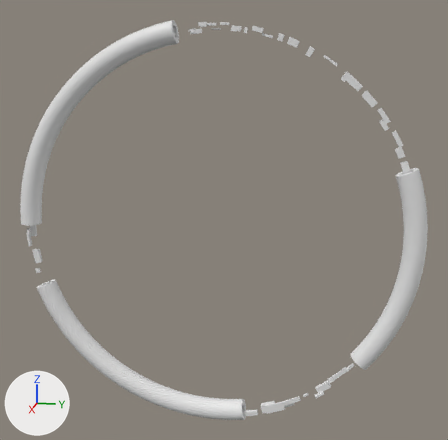
What one commit did to the Blender file Resources/Blender/inner_room.blend.
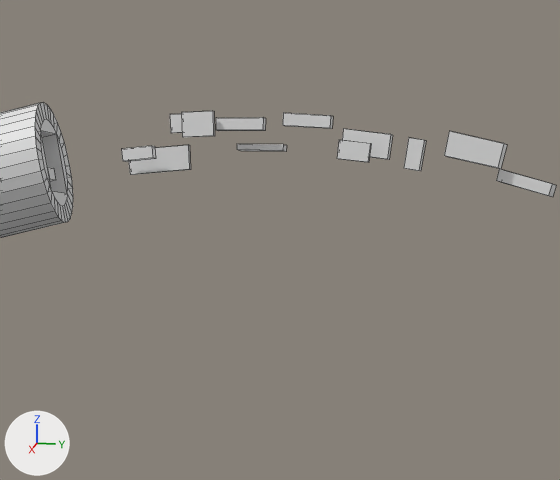
Old and new are each drawn whole from a 50 mm camera at (2541.0, 562.0, 693.0) aimed at (-24.0, 49.0, 52.0) and again close up on the part from 37% to 61% of the width and 0% to 21% of the height. Lighting does not change. The marker at lower left points along +X, +Y and +Z. The close-ups show mesh edges as thin lines.

Objects in the first close-up: 'module_0.047', 'module_1', 'module_17'.
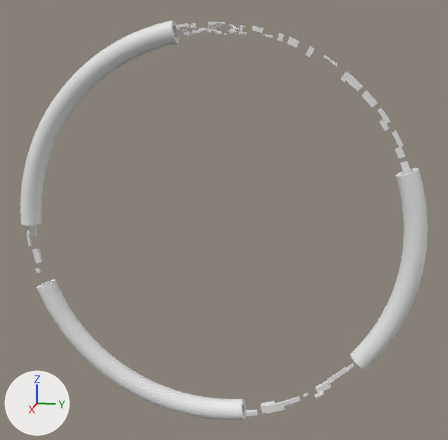
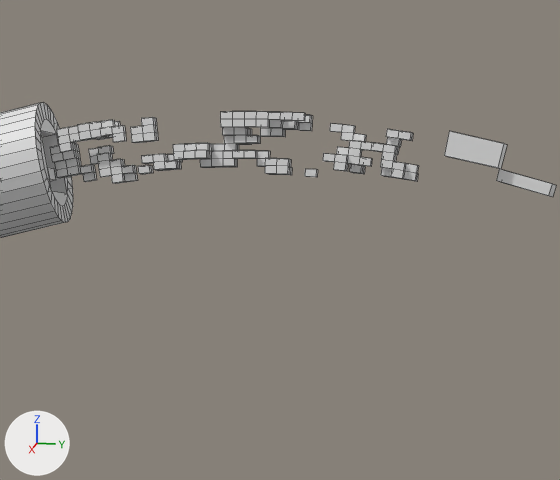
Commit message: Made it produce a module using corale

Changed parts and their boxes [x1, y1, x2, y2] in the close-ups (560 x 480 px; the box of a moved part takes in the faces that stretch with it):
'module_0.047', reshaped (21% wider, 14% taller)
    before: [122, 111, 426, 175]
    after: [50, 111, 418, 184]
part 1 of me_module_0_047, moved or reshaped
    before: [342, 129, 393, 160]
    after: [341, 124, 355, 133]
part 2 of me_module_0_047, moved or reshaped
    before: [337, 140, 371, 162]
    after: [349, 164, 363, 174]
part 3 of me_module_0_047, moved or reshaped
    before: [237, 144, 287, 152]
    after: [349, 140, 361, 149]
part 4 of me_module_0_047, moved or reshaped
    before: [122, 146, 156, 162]
    after: [88, 148, 99, 157]
part 5 of me_module_0_047, moved or reshaped (not visible afterwards)
    before: [129, 145, 191, 175]
part 6 of me_module_0_047, moved or reshaped
    before: [181, 111, 215, 137]
    after: [100, 127, 112, 136]
part 7 of me_module_0_047, moved or reshaped
    before: [216, 117, 266, 131]
    after: [211, 151, 223, 159]
part 8 of me_module_0_047, moved or reshaped (not visible afterwards)
    before: [170, 114, 182, 133]
part 9 of me_module_0_047, added
    after: [68, 126, 78, 135]
part 10 of me_module_0_047, added
    after: [196, 143, 209, 151]
part 11 of me_module_0_047, added
    after: [359, 157, 372, 166]
part 12 of me_module_0_047, added
    after: [305, 169, 318, 177]
part 13 of me_module_0_047, added
    after: [62, 151, 76, 160]
part 14 of me_module_0_047, added
    after: [347, 156, 359, 165]
part 15 of me_module_0_047, added
    after: [89, 121, 101, 130]
part 16 of me_module_0_047, built on
    before: [283, 113, 426, 171]
    after: [50, 111, 418, 184]

The change, as a diff of the scene's bpy script:
```diff
--- a/Resources/Blender/inner_room.blend.py
+++ b/Resources/Blender/inner_room.blend.py
@@ me_module_0_047 @@
 # used by ob_module_0_047; location = (0.0, 0.0, 0.0); rotation_euler = (1.571, 0.0, 0.0), in degrees (90, 0, 0)
-me_module_0_047.from_pydata(...)  # 80 vertices, 60 faces; spans x -19.0..23.0, y 823.0..869.0, z -149.0..86.0
+me_module_0_047.from_pydata(...)  # 1936 vertices, 1452 faces; spans x -23.0..23.0, y 816.0..869.0, z -146.0..149.0
+# me_module_0_047 part 1: the loose piece of 8 vertices spanning x 0.0..9.0, y 833.0..856.0, z -125.0..-86.0 is scaled about its middle by (0.625, 0.307, 0.254), then moved by (-8.0, 12.0, 16.0)
+# me_module_0_047 part 2: the loose piece of 8 vertices spanning x 19.0..23.0, y 830.0..847.0, z -111.0..-85.0 is scaled about its middle by (1.25, 0.415, 0.37), then moved by (-24.0, -12.0, 3.0)
+# me_module_0_047 part 3: the loose piece of 8 vertices spanning x -19.0..-5.0, y 841.0..846.0, z -37.0..0.0 is scaled about its middle by (0.417, 1.24, 0.25), then moved by (20.0, 0.0, -79.0)
+# me_module_0_047 part 4: the loose piece of 8 vertices spanning x 14.0..23.0, y 833.0..844.0, z 61.0..86.0 is scaled about its middle by (0.625, 0.62, 0.377), then moved by (-27.0, 3.0, 42.0)
+# me_module_0_047 part 5: the loose piece of 8 vertices spanning x 0.0..5.0, y 823.0..846.0, z 36.0..86.0 is scaled about its middle by (1.25, 0.305, 0.187), then moved by (-5.0, -3.0, -38.0)
+# me_module_0_047 part 6: the loose piece of 8 vertices spanning x 19.0..23.0, y 850.0..869.0, z 12.0..38.0 is scaled about its middle by (1.25, 0.312, 0.373), then moved by (-1.0, -5.0, 73.0)
+# me_module_0_047 part 7: the loose piece of 8 vertices spanning x 5.0..14.0, y 855.0..865.0, z -25.0..13.0 is scaled about its middle by (0.625, 0.624, 0.243), then moved by (-6.0, -22.0, 20.0)
+# me_module_0_047 part 8: the loose piece of 8 vertices spanning x 5.0..9.0, y 854.0..869.0, z 25.0..51.0 is scaled about its middle by (1.25, 0.401, 0.356), then moved by (-4.0, -40.0, -169.0)
+# me_module_0_047 part 9: the loose piece of 8 vertices spanning x 14.0..23.0, y 833.0..844.0, z 61.0..86.0 is copied, and the copy is scaled about its middle by (0.625, 0.622, 0.384), then moved by (-10.0, 19.0, 54.0); it spans x 6.0..12.0, y 854.0..861.0, z 122.0..132.0
+# me_module_0_047 part 10: the loose piece of 8 vertices spanning x 19.0..23.0, y 850.0..869.0, z 12.0..38.0 is copied, and the copy is scaled about its middle by (1.25, 0.313, 0.368), then moved by (-6.0, -17.0, -2.0); it spans x 12.0..17.0, y 840.0..846.0, z 18.0..28.0
+# me_module_0_047 part 11: the loose piece of 8 vertices spanning x 0.0..9.0, y 833.0..856.0, z -125.0..-86.0 is copied, and the copy is scaled about its middle by (0.625, 0.309, 0.246), then moved by (4.0, -13.0, 0.0); it spans x 6.0..12.0, y 828.0..834.0, z -110.0..-100.0
+# me_module_0_047 part 12: the loose piece of 8 vertices spanning x -9.0..0.0, y 857.0..869.0, z -76.0..-38.0 is copied, and the copy is scaled about its middle by (0.625, 0.601, 0.239), then moved by (-4.0, -39.0, -2.0); it spans x -12.0..-6.0, y 821.0..827.0, z -63.0..-54.0
+# me_module_0_047 part 13: the loose piece of 8 vertices spanning x 14.0..23.0, y 833.0..844.0, z 61.0..86.0 is copied, and the copy is scaled about its middle by (0.625, 0.623, 0.376), then moved by (-16.0, 0.0, 60.0); it spans x 0.0..6.0, y 835.0..842.0, z 129.0..139.0
+# me_module_0_047 part 14: the loose piece of 8 vertices spanning x 19.0..23.0, y 830.0..847.0, z -111.0..-85.0 is copied, and the copy is scaled about its middle by (1.25, 0.415, 0.372), then moved by (-12.0, -6.0, 2.0); it spans x 6.0..12.0, y 829.0..836.0, z -101.0..-91.0
+# me_module_0_047 part 15: the loose piece of 8 vertices spanning x 14.0..23.0, y 833.0..844.0, z 61.0..86.0 is copied, and the copy is scaled about its middle by (0.625, 0.619, 0.385), then moved by (-4.0, 21.0, 35.0); it spans x 12.0..17.0, y 856.0..863.0, z 103.0..113.0
+# me_module_0_047 part 16: 15 vertices removed from x -9.0..0.0, y 824.0..869.0, z -149.0..-38.0; 1695 vertices added at x -23.0..23.0, y 816.0..869.0, z -146.0..149.0
 me_module_0_047.materials.append(mat_default_obj_070)
```
